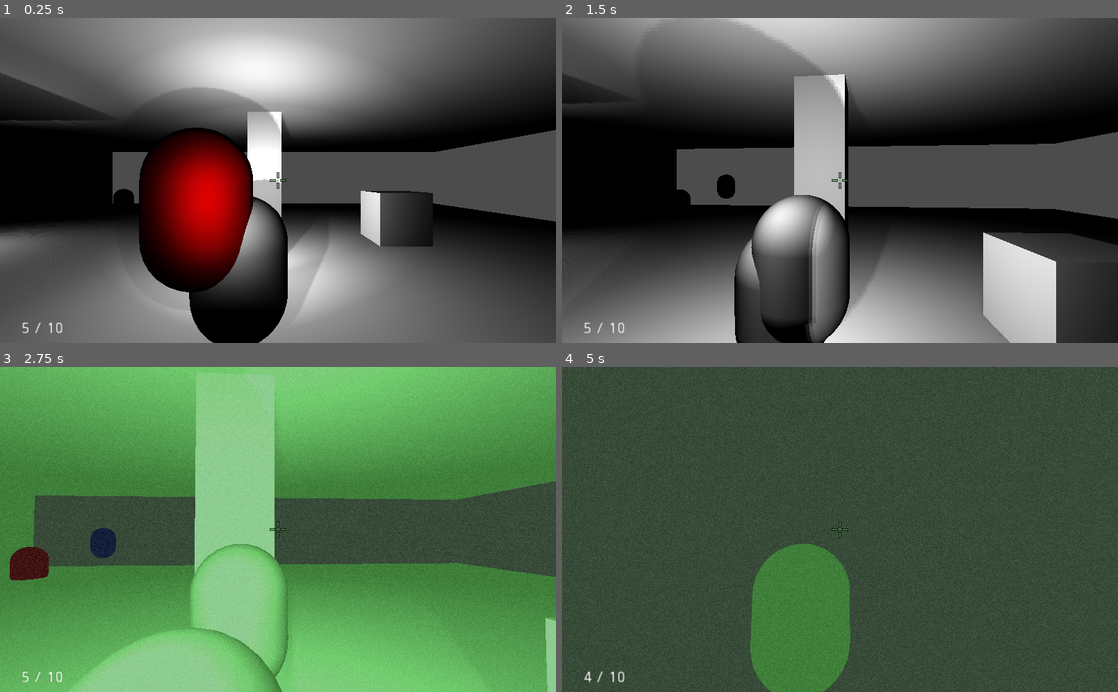
Above: before the commit, frames 1-4 (two rows, left to right).
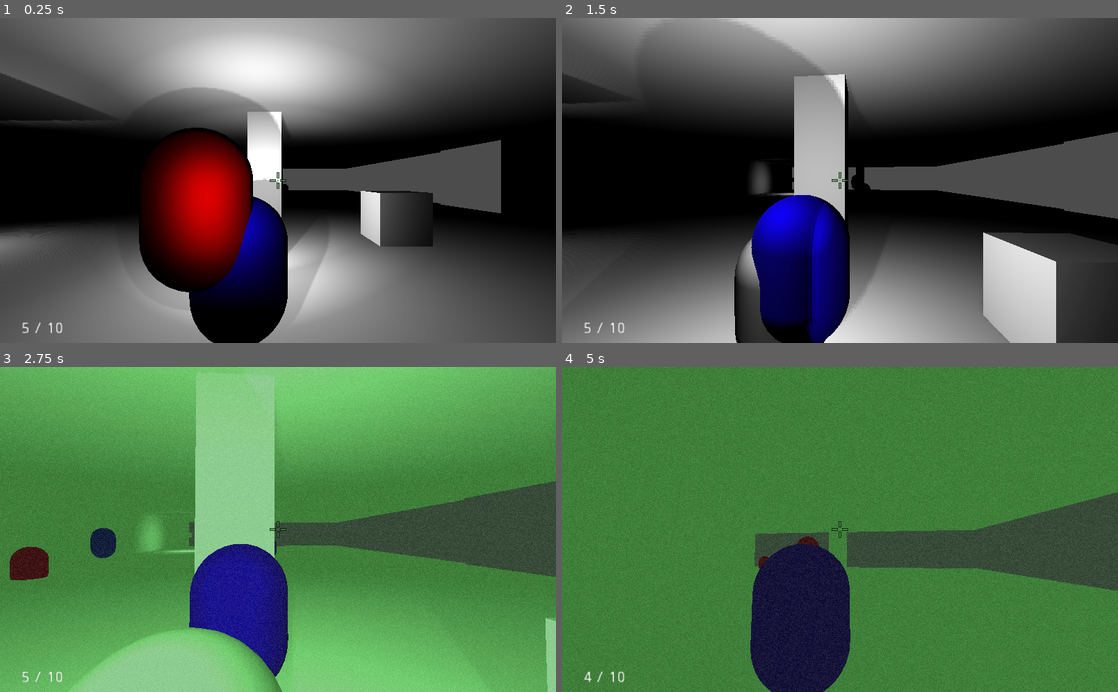
Above: after the commit, the same moments.

Repository: brennosouza/VS-Stealth
Game: Godot game, scene res://scenes/levels/test_level.tscn
Two runs of this game, one before a commit and one after it. Both use one fixed random seed, a clock stepped at 60 frames per second and the inputs below.
Inputs (mouse positions are in pixels of both pictures, inside the frame that each line leads up to):
- Up to frame 1 (0.25 s): no input
- Up to frame 2 (1.5 s): move the mouse to (867, 180) at 0.52 s; hold Ctrl (crouch) 0.53-1.28 s; hold Up (ui_up) from 0.53 s (still down); move the mouse to (812, 180) at 1.27 s; tap F (flashlight) at 1.35 s
- Up to frame 3 (2.75 s): keep holding Up (ui_up); move the mouse to (289, 523) at 2.02 s; tap N (nightvision) at 2.1 s
- Up to frame 4 (5 s): keep holding Up (ui_up); move the mouse to (834, 536) at 2.77 s; click (834, 536) at 2.85 s; move the mouse to (878, 532) at 3.52 s; hold Shift (sprint) 3.53-4.28 s; tap R (reload) at 4.15 s; move the mouse to (795, 526) at 4.27 s; tap Ctrl (crouch) at 4.35 s

The runs differ from the first frame. In frame 1, 6.9% of the frame differs, in the area x 20-100%, y 34-87%; in frame 2, 12%; in frame 3, 14%; in frame 4, 91%, in the area x 0-100%, y 0-100%.

Commit message:
Colisao de camera do personagem passada para idle
* Com margin de 5
* Teste de layout

Diff:
--- a/scenes/characters/Player.tscn
+++ b/scenes/characters/Player.tscn
@@ -10,14 +10,16 @@
 [ext_resource path="res://shaders/night_vision_grainy_alt/NightVisionGrainyAlt.tscn" type="PackedScene" id=8]
 [ext_resource path="res://shaders/night_vision_grainy/NightVisionGrainy.tscn" type="PackedScene" id=9]
 
-[sub_resource type="CapsuleMesh" id=1]
+[sub_resource type="SpatialMaterial" id=1]
+albedo_color = Color( 0.054902, 0, 1, 1 )
 
-[sub_resource type="CapsuleShape" id=2]
+[sub_resource type="CapsuleMesh" id=2]
 
-[sub_resource type="CylinderMesh" id=3]
+[sub_resource type="CapsuleShape" id=3]
 
-[sub_resource type="Animation" id=4]
-resource_name = "muzzle_flash"
+[sub_resource type="CylinderMesh" id=4]
+
+[sub_resource type="Animation" id=5]
 length = 0.1
 tracks/0/type = "value"
 tracks/0/path = NodePath("OmniLight:visible")
@@ -32,8 +34,7 @@
 "values": [ true, false ]
 }
 
-[sub_resource type="Animation" id=5]
-resource_name = "reload"
+[sub_resource type="Animation" id=6]
 length = 1.5
 tracks/0/type = "value"
 tracks/0/path = NodePath("../../../..:reloading")
@@ -98,12 +99,13 @@
 
 [node name="MeshInstance" type="MeshInstance" parent="."]
 transform = Transform( 1, 0, 0, 0, -4.37114e-08, 1, 0, -1, -4.37114e-08, 0, 0, 0 )
-mesh = SubResource( 1 )
+material_override = SubResource( 1 )
+mesh = SubResource( 2 )
 material/0 = null
 
 [node name="CollisionShape" type="CollisionShape" parent="."]
 transform = Transform( 1, 0, 0, 0, -4.37114e-08, -1, 0, 1, -4.37114e-08, 0, 0, 0 )
-shape = SubResource( 2 )
+shape = SubResource( 3 )
 
 [node name="Camroot" type="Spatial" parent="."]
 script = ExtResource( 6 )
@@ -113,6 +115,8 @@
 [node name="Camera" type="ClippedCamera" parent="Camroot/Helper"]
 transform = Transform( 1, 0, 0, 0, 1, 0, 0, 0, 1, 0.789622, 1.80119, 4.87364 )
 current = true
+margin = 5.0
+process_mode = 1
 
 [node name="flashlightholder" type="Spatial" parent="Camroot/Helper/Camera"]
 transform = Transform( 1, 0, 0, 0, 1, 0, 0, 0, 1, -0.789622, -1.80119, -6.54031 )
@@ -143,8 +147,8 @@
 max_db = 6.0
 
 [node name="AnimationPlayer" type="AnimationPlayer" parent="Camroot/Helper/Camera/Gun"]
-anims/muzzle_flash = SubResource( 4 )
-anims/reload = SubResource( 5 )
+anims/muzzle_flash = SubResource( 5 )
+anims/reload = SubResource( 6 )
 
 [node name="reloadSound" type="AudioStreamPlayer3D" parent="Camroot/Helper/Camera/Gun"]
 stream = ExtResource( 7 )
--- a/scenes/levels/test_level.tscn
+++ b/scenes/levels/test_level.tscn
@@ -53,38 +53,194 @@
 
 [node name="MeshInstance" type="MeshInstance" parent="levelgeometry"]
 transform = Transform( 1, 0, 0, 0, -4.37114e-08, 1, 0, -1, -4.37114e-08, 0, 2.84917, 0 )
-mesh = SubResource( 2 )
+mesh = SubResource( 1 )
 material/0 = null
 
 [node name="MeshInstance2" type="MeshInstance" parent="levelgeometry"]
 transform = Transform( 1, 0, 0, 0, -4.37114e-08, 1, 0, -1, -4.37114e-08, -16.7696, 2.84917, -16.7127 )
-material_override = SubResource( 5 )
-mesh = SubResource( 2 )
+material_override = SubResource( 2 )
+mesh = SubResource( 1 )
 material/0 = null
 
 [node name="MeshInstance2" type="MeshInstance" parent="levelgeometry/MeshInstance2"]
 transform = Transform( 1, 0, 0, 0, -1, -8.74228e-08, 0, 8.74228e-08, -1, 16.0829, -22.037, 1.9352 )
-material_override = SubResource( 5 )
-mesh = SubResource( 2 )
+material_override = SubResource( 2 )
+mesh = SubResource( 1 )
 material/0 = null
 
 [node name="MeshInstance3" type="MeshInstance" parent="levelgeometry/MeshInstance2"]
 transform = Transform( 1, 0, 0, 0, 0.999539, -0.0303464, 0, 0.0303464, 0.999539, 17.6896, -27.5902, 0.33458 )
-material_override = SubResource( 6 )
-mesh = SubResource( 2 )
+material_override = SubResource( 3 )
+mesh = SubResource( 1 )
 material/0 = null
 
 [node name="MeshInstance3" type="MeshInstance" parent="levelgeometry"]
 transform = Transform( 1, 0, 0, 0, -0.0303465, -0.999539, 0, 0.999539, -0.0303465, -15.1629, 4.44979, -22.2659 )
-material_override = SubResource( 6 )
-mesh = SubResource( 2 )
+material_override = SubResource( 3 )
+mesh = SubResource( 1 )
 material/0 = null
 
 [node name="HangingLight" parent="levelgeometry" instance=ExtResource( 2 )]
 transform = Transform( 1, 0, 0, 0, 1, 0, 0, 0, 1, -15.6745, 5.22481, 0 )
 
+[node name="levelgeometry2" type="Spatial" parent="."]
+transform = Transform( 1, 0, 0, 0, 1, 0, 0, 0, 1, 0, 0, 46.7634 )
+__meta__ = {
+"_edit_group_": true,
+"_edit_lock_": true
+}
+
+[node name="CSGBox" type="CSGBox" parent="levelgeometry2"]
+use_collision = true
+width = 46.2684
+height = 4.0
+depth = 47.2945
+
+[node name="CSGBox3" type="CSGBox" parent="levelgeometry2"]
+transform = Transform( 1, 0, 0, 0, 1, 0, 0, 0, 1, 0, 11.3684, 0 )
+use_collision = true
+width = 46.2684
+height = 4.0
+depth = 47.2945
+
+[node name="CSGBox4" type="CSGBox" parent="levelgeometry2"]
+transform = Transform( 1, 0, 0, 0, 1, 0, 0, 0, 1, -26, 4.36838, 0 )
+use_collision = true
+width = 6.0
+height = 12.0
+depth = 47.2945
+
+[node name="CSGBox2" type="CSGBox" parent="levelgeometry2"]
+transform = Transform( 1, 0, 0, 0, 1, 0, 0, 0, 1, 0, 5.94056, -5 )
+use_collision = true
+height = 7.25832
+
+[node name="MeshInstance" type="MeshInstance" parent="levelgeometry2"]
+transform = Transform( 1, 0, 0, 0, -4.37114e-08, 1, 0, -1, -4.37114e-08, 0, 2.84917, 0 )
+mesh = SubResource( 1 )
+material/0 = null
+
+[node name="MeshInstance2" type="MeshInstance" parent="levelgeometry2"]
+transform = Transform( 1, 0, 0, 0, -4.37114e-08, 1, 0, -1, -4.37114e-08, -16.7696, 2.84917, -16.7127 )
+material_override = SubResource( 2 )
+mesh = SubResource( 1 )
+material/0 = null
+
+[node name="MeshInstance2" type="MeshInstance" parent="levelgeometry2/MeshInstance2"]
+transform = Transform( 1, 0, 0, 0, -1, -8.74228e-08, 0, 8.74228e-08, -1, 16.0829, -22.037, 1.9352 )
+material_override = SubResource( 2 )
+mesh = SubResource( 1 )
+material/0 = null
+
+[node name="MeshInstance3" type="MeshInstance" parent="levelgeometry2/MeshInstance2"]
+transform = Transform( 1, 0, 0, 0, 0.999539, -0.0303464, 0, 0.0303464, 0.999539, 17.6896, -27.5902, 0.33458 )
+material_override = SubResource( 3 )
+mesh = SubResource( 1 )
+material/0 = null
+
+[node name="MeshInstance3" type="MeshInstance" parent="levelgeometry2"]
+transform = Transform( 1, 0, 0, 0, -0.0303465, -0.999539, 0, 0.999539, -0.0303465, -15.1629, 4.44979, -22.2659 )
+material_override = SubResource( 3 )
+mesh = SubResource( 1 )
+material/0 = null
+
+[node name="HangingLight" parent="levelgeometry2" instance=ExtResource( 2 )]
+transform = Transform( 1, 0, 0, 0, 1, 0, 0, 0, 1, -15.6745, 5.22481, 0 )
+
+[node name="levelgeometry3" type="Spatial" parent="."]
+transform = Transform( 1, 0, 0, 0, 1, 0, 0, 0, 1, 1, 0, -47.2366 )
+__meta__ = {
+"_edit_group_": true,
+"_edit_lock_": true
+}
+
+[node name="CSGBox" type="CSGBox" parent="levelgeometry3"]
+use_collision = true
+width = 46.2684
+height = 4.0
+depth = 47.2945
+
+[node name="CSGBox3" type="CSGBox" parent="levelgeometry3"]
+transform = Transform( 1, 0, 0, 0, 1, 0, 0, 0, 1, 0, 11.3684, 0 )
+use_collision = true
+width = 46.2684
+height = 4.0
+depth = 47.2945
+
+[node name="CSGBox4" type="CSGBox" parent="levelgeometry3"]
+transform = Transform( 1, 0, 0, 0, 1, 0, 0, 0, 1, -26, 4.36838, 0 )
+use_collision = true
+width = 6.0
+height = 12.0
+depth = 47.2945
+
+[node name="CSGBox2" type="CSGBox" parent="levelgeometry3"]
+transform = Transform( 1, 0, 0, 0, 1, 0, 0, 0, 1, 0, 5.94056, -5 )
+use_collision = true
+height = 7.25832
+
+[node name="MeshInstance" type="MeshInstance" parent="levelgeometry3"]
+transform = Transform( 1, 0, 0, 0, -4.37114e-08, 1, 0, -1, -4.37114e-08, 0, 2.84917, 0 )
+mesh = SubResource( 1 )
+material/0 = null
+
+[node name="MeshInstance2" type="MeshInstance" parent="levelgeometry3"]
+transform = Transform( 1, 0, 0, 0, -4.37114e-08, 1, 0, -1, -4.37114e-08, -16.7696, 2.84917, -16.7127 )
+material_override = SubResource( 2 )
+mesh = SubResource( 1 )
+material/0 = null
+
+[node name="MeshInstance2" type="MeshInstance" parent="levelgeometry3/MeshInstance2"]
+transform = Transform( 1, 0, 0, 0, -1, -8.74228e-08, 0, 8.74228e-08, -1, 16.0829, -22.037, 1.9352 )
+material_override = SubResource( 2 )
+mesh = SubResource( 1 )
+material/0 = null
+
+[node name="MeshInstance3" type="MeshInstance" parent="levelgeometry3/MeshInstance2"]
+transform = Transform( 1, 0, 0, 0, 0.999539, -0.0303464, 0, 0.0303464, 0.999539, 17.6896, -27.5902, 0.33458 )
+material_override = SubResource( 3 )
+mesh = SubResource( 1 )
+material/0 = null
+
+[node name="MeshInstance3" type="MeshInstance" parent="levelgeometry3"]
+transform = Transform( 1, 0, 0, 0, -0.0303465, -0.999539, 0, 0.999539, -0.0303465, -15.1629, 4.44979, -22.2659 )
+material_override = SubResource( 3 )
+mesh = SubResource( 1 )
+material/0 = null
+
+[node name="HangingLight" parent="levelgeometry3" instance=ExtResource( 2 )]
+transform = Transform( 1, 0, 0, 0, 1, 0, 0, 0, 1, -15.6745, 5.22481, 0 )
+
+[node name="levelgeometry4" type="Spatial" parent="."]
+
+[node name="CSGBox" type="CSGBox" parent="levelgeometry4"]
+transform = Transform( 1, 0, 0, 0, 1, 0, 0, 0, 1, 29.1791, 5, 0 )
+use_collision = true
+width = 12.0
+height = 16.0
+depth = 4.90204
+
+[node name="CSGBox2" type="CSGBox" parent="levelgeometry4"]
+transform = Transform( 1, 0, 0, 0, 1, 0, 0, 0, 1, 29.1791, 5, -11 )
+use_collision = true
+width = 12.0
+height = 16.0
+depth = 5.11844
+
+[node name="CSGBox3" type="CSGBox" parent="levelgeometry4"]
+transform = Transform( 1, 0, 0, 0, -4.37114e-08, -1, 0, 1, -4.37114e-08, 29.1791, 13.7449, -5.39773 )
+use_collision = true
+width = 12.0
+height = 16.0
+
+[node name="CSGBox4" type="CSGBox" parent="levelgeometry4"]
+transform = Transform( 1, 0, 0, 0, -4.37114e-08, -1, 0, 1, -4.37114e-08, 29.1791, 0.744858, -5.39773 )
+use_collision = true
+width = 12.0
+height = 16.0
+
 [node name="WorldEnvironment" type="WorldEnvironment" parent="."]
-environment = SubResource( 1 )
+environment = SubResource( 4 )
 
 [node name="KinematicBody" parent="." instance=ExtResource( 1 )]
 transform = Transform( 1, 0, 0, 0, 1, 0, 0, 0, 1, 0, 3.92171, 4.86634 )
Not shown: 4 places in scenes/characters/Player.tscn that only renumber resources
Not shown: 2 places in scenes/levels/test_level.tscn that only renumber resources
